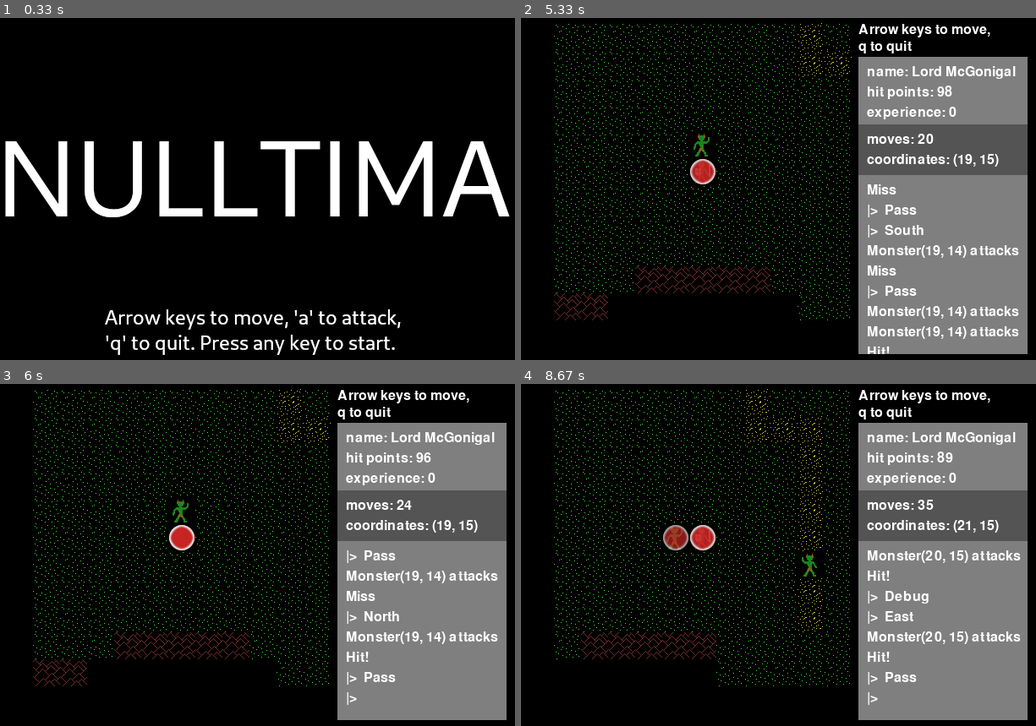
Above: before the commit, frames 1-4 (two rows, left to right).
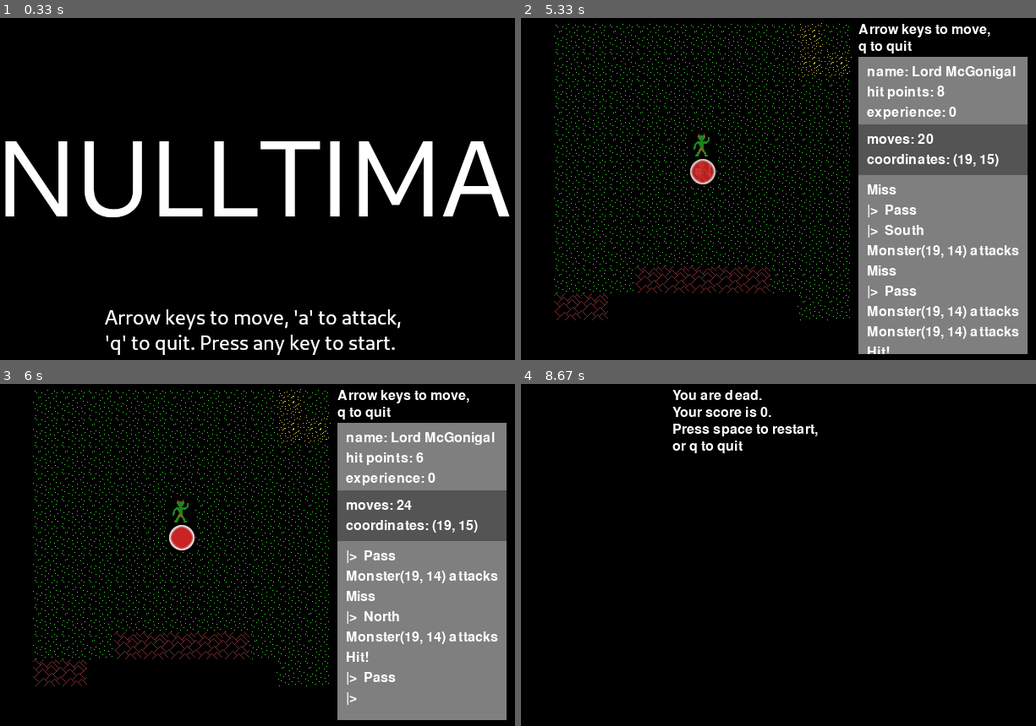
Above: after the commit, the same moments.

Repository: josh-reynolds/Python
Game: pygame game, started from pygame/nulltima/demo.py
Same seed, same stepped clock (60 frames per second), same inputs: the game is played once before the commit and once after it.
Inputs:
- Up to frame 1 (0.33 s): no input
- Up to frame 2 (5.33 s): tap N at 0.33 s; hold Right 0.67-1.13 s; hold Up 1.17-1.47 s; tap Space at 1.23, 1.57, 1.87, 2.63, 3.4, 3.8, 4.1, 4.47 s; hold Right 1.5-1.97 s; hold D 1.5-1.97 s; hold Down 2.57-2.87 s; hold Up 3.33-3.7 s; hold Right 3.73-4.37 s; hold D 3.73-4.37 s; hold Down 4.4-4.77 s; hold Right from 5.3 s (still down); hold D from 5.3 s (still down)
- Up to frame 3 (6 s): tap Space at 5.37, 5.67, 5.87 s; release Right at 5.77 s; release D at 5.77 s; hold Up from 5.8 s (still down)
- Up to frame 4 (8.67 s): release Up at 6.1 s; hold Right 6.13-6.6 s; hold D 6.13-6.6 s; tap Space at 6.2, 6.5, 7.27, 8.03, 8.43 s; hold Down 7.2-7.5 s; hold Up 7.97-8.33 s; hold Right from 8.37 s (still down); hold D from 8.37 s (still down)

Frame 1 is identical in both runs. In frame 2, less than 0.1% of the frame differs, in the area x 80-84%, y 19-23%; in frame 3, less than 0.1%; in frame 4, 33%, in the area x 6-99%, y 1-99%.

Commit message:
Player death condition moves to end screen

Diff:
--- a/pygame/nulltima/game.py
+++ b/pygame/nulltima/game.py
@@ -100,6 +100,8 @@
         self.name = self.target.name
         self.hit_points = self.target.hit_points
         self.experience = self.target.experience
+        if self.hit_points < 1:
+            Game.next_level()
 
 class Console(Component):
     def __init__(self, pos):
--- a/pygame/nulltima/player.py
+++ b/pygame/nulltima/player.py
@@ -12,7 +12,7 @@
                              pygame.image.load("./images/player_1.png")]
         self.images = Player.images
         self.name = "Lord McGonigal"
-        self.hit_points = 100
+        self.hit_points = 10
         self.experience = 0
         self.observers = []
 
Not shown, changed: pygame/nulltima/notes
